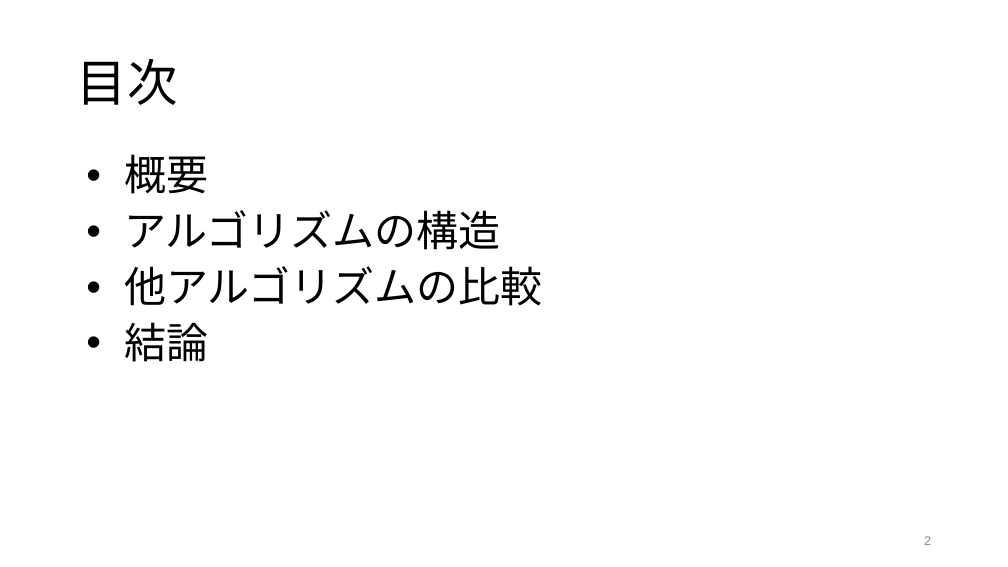
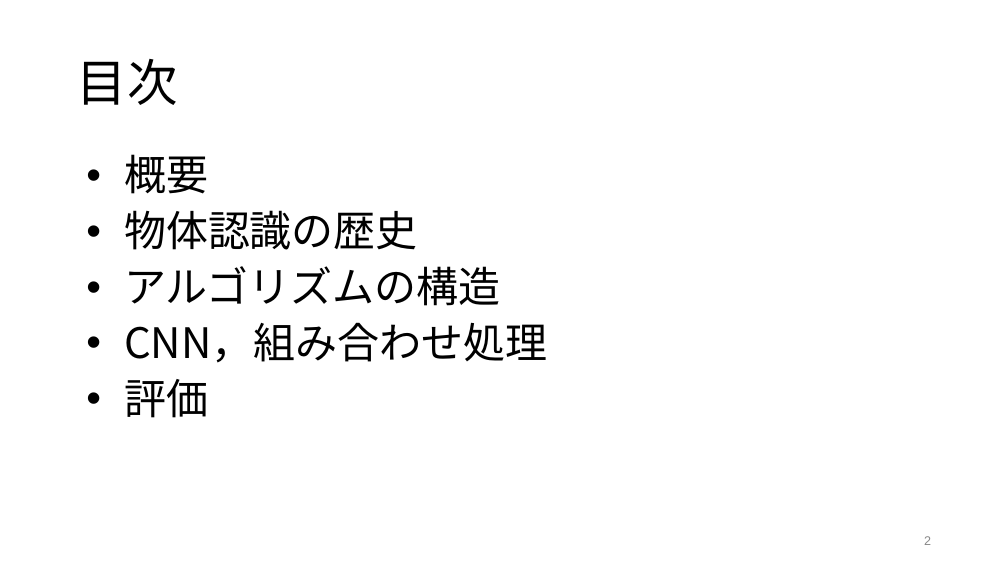
Before and after one commit to tackky/YOLO, a slide deck: slide 2 of yolo.pptx. Drawn at 1008x567 pixels with LibreOffice and Linux fonts; fonts in the diff are those of the drawing. Boxes give left, top, right and bottom in pixels: in the first picture for what was removed or moved away, otherwise in the second. Text is boxed around its words. In the diff, an @@ line names an element or a change of style, - is before the commit and + after.

```diff
--- a/yolo.pptx
+++ b/yolo.pptx
@@ text at bbox=[124, 210, 418, 250]: paragraph added @@
+• 物体認識の歴史
@@ text at bbox=[124, 322, 547, 418]: text changed @@
-• 他アルゴリズムの比較
-• 結論
+• CNN，組み合わせ処理
+• 評価
```
Also in this commit, not shown: 6 other slides changed, 11 slides added, 2 slides removed, 1 other file.
